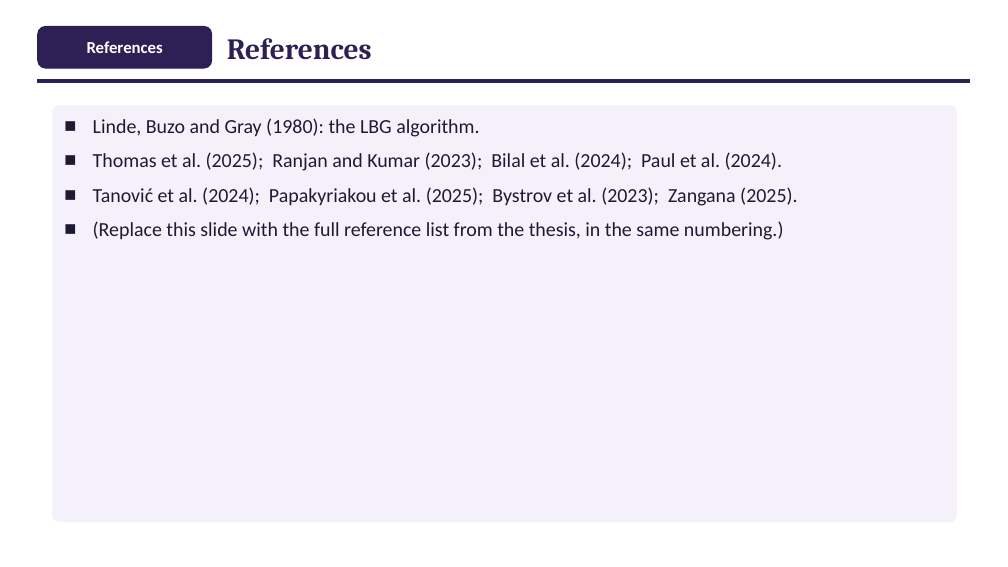
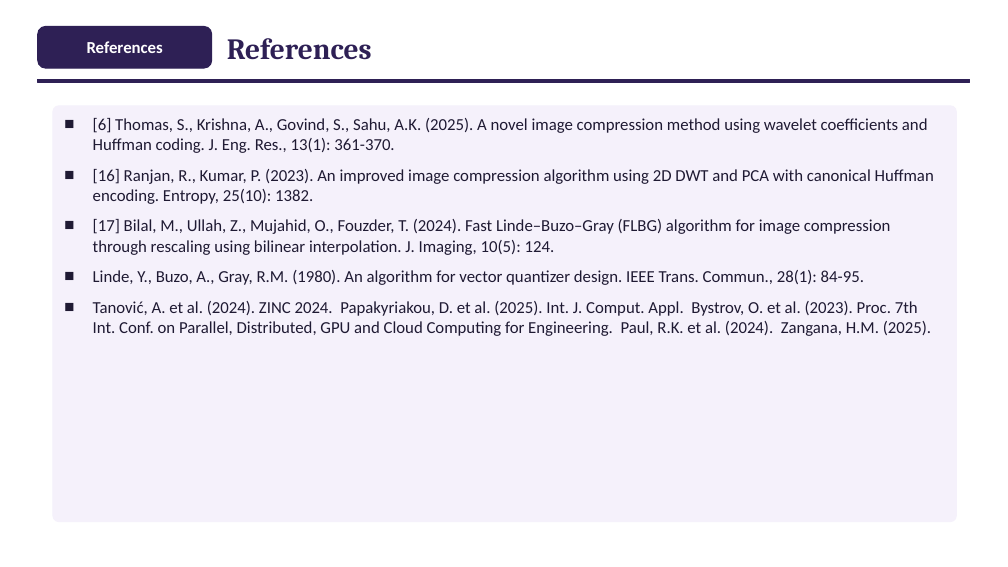
Before and after one commit to ibtihal-cpu/mihk, a slide deck: slide 30 of results/seminar/figs/Seminar_Ibtihal_v3.pptx. Drawn at 1008x567 pixels with LibreOffice and Linux fonts; fonts in the diff are those of the drawing. Boxes give left, top, right and bottom in pixels: in the first picture for what was removed or moved away, otherwise in the second. Text is boxed around its words. In the diff, an @@ line names an element or a change of style, - is before the commit and + after.

```diff
--- a/results/seminar/figs/Seminar_Ibtihal_v3.pptx
+++ b/results/seminar/figs/Seminar_Ibtihal_v3.pptx
@@ text at bbox=[93, 118, 934, 336]: text changed; size 19 to 16 pt @@
-■ Linde, Buzo and Gray (1980): the LBG algorithm.
-■ Thomas et al. (2025); Ranjan and Kumar (2023); Bilal et al. (2024); Paul et al. (2024).
-■ Tanović et al. (2024); Papakyriakou et al. (2025); Bystrov et al. (2023); Zangana (2025).
-■ (Replace this slide with the full reference list from the thesis, in the same numbering.)
+■ [6] Thomas, S., Krishna, A., Govind, S., Sahu, A.K. (2025). A novel image compression method using wavelet coefficients and Huffman coding. J. Eng. Res., 13(1): 361-370.
+■ [16] Ranjan, R., Kumar, P. (2023). An improved image compression algorithm using 2D DWT and PCA with canonical Huffman encoding. Entropy, 25(10): 1382.
+■ [17] Bilal, M., Ullah, Z., Mujahid, O., Fouzder, T. (2024). Fast Linde–Buzo–Gray (FLBG) algorithm for image compression through rescaling using bilinear interpolation. J. Imaging, 10(5): 124.
+■ Linde, Y., Buzo, A., Gray, R.M. (1980). An algorithm for vector quantizer design. IEEE Trans. Commun., 28(1): 84-95.
+■ Tanović, A. et al. (2024). ZINC 2024. Papakyriakou, D. et al. (2025). Int. J. Comput. Appl. Bystrov, O. et al. (2023). Proc. 7th Int. Conf. on Parallel, Distributed, GPU and Cloud Computing for Engineering. Paul, R.K. et al. (2024). Zangana, H.M. (2025).
```
Also in this commit, not shown: 7 other slides changed, 6 other files.
